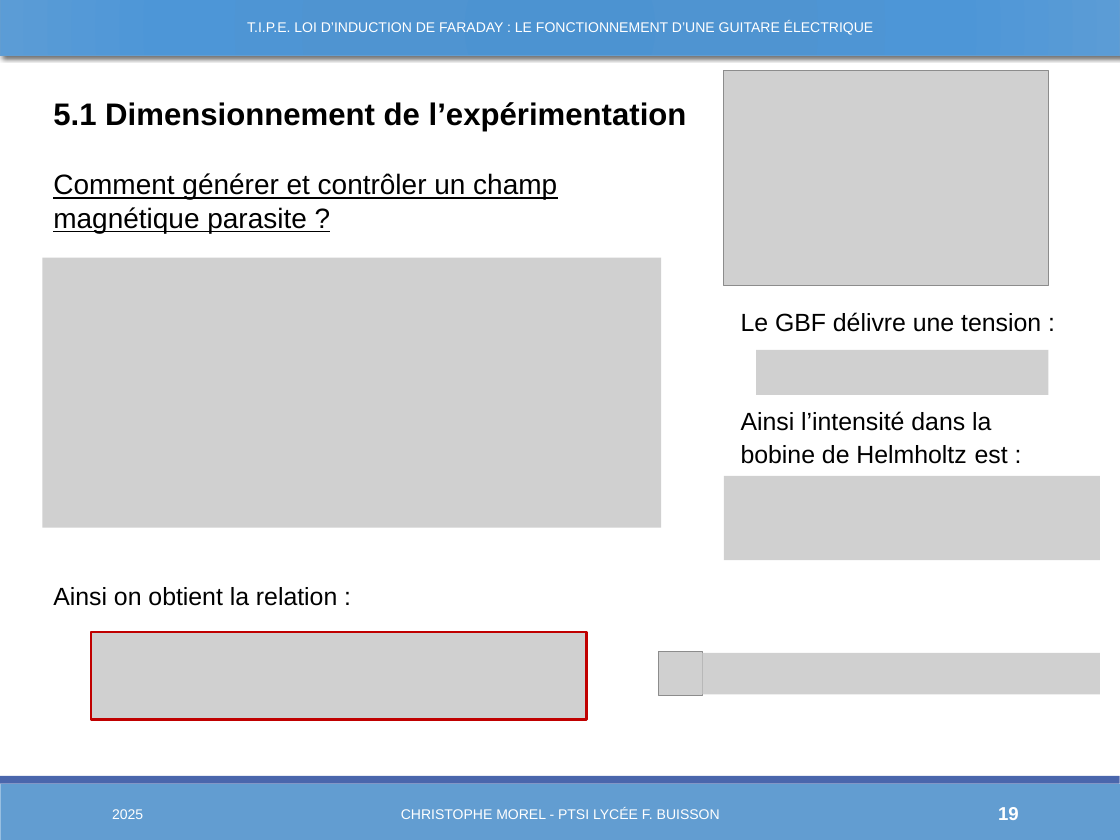
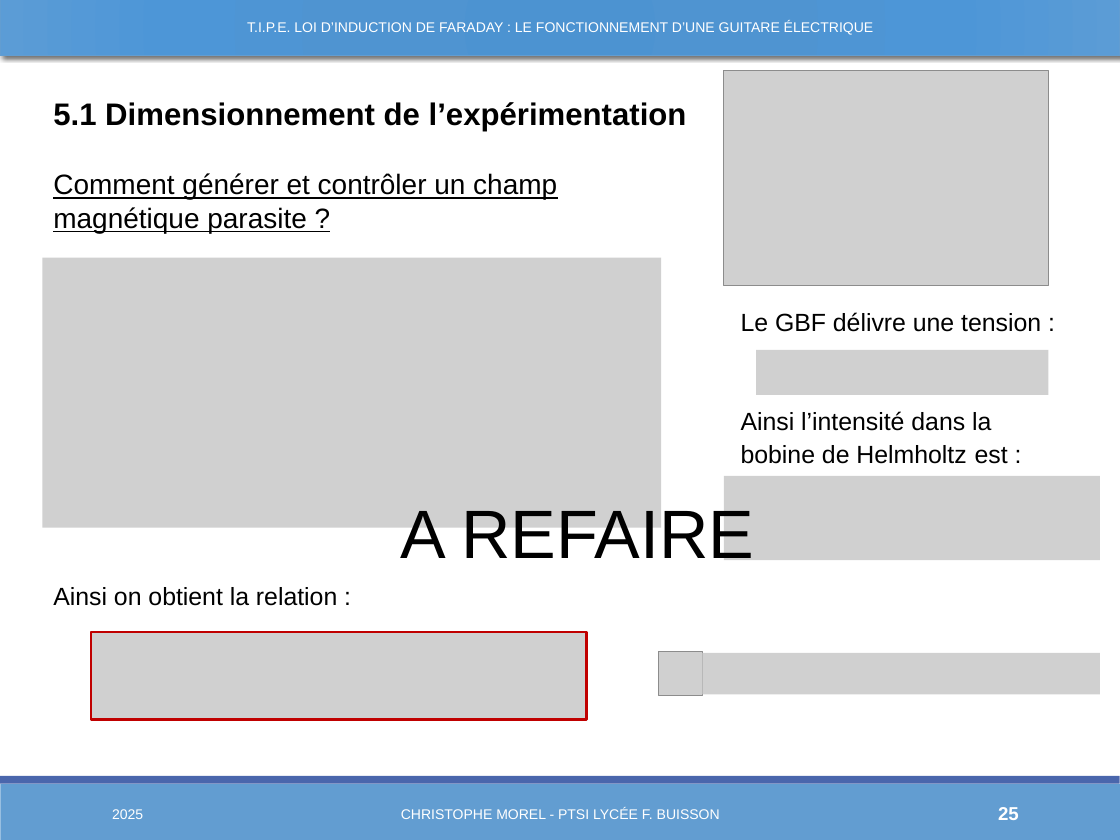
Before and after one commit to Chrismorel7/TIPE---Micro_guitare_elec, a slide deck: slide 25 of Views/Novembre.pptx (slide 19 before the commit). Drawn at 1120x840 pixels with LibreOffice and Linux fonts; fonts in the diff are those of the drawing; grey boxes stand for pictures. Boxes give left, top, right and bottom in pixels: in the first picture for what was removed or moved away, otherwise in the second. Text is boxed around its words. In the diff, an @@ line names an element or a change of style, - is before the commit and + after.

```diff
--- a/Views/Novembre.pptx
+++ b/Views/Novembre.pptx
@@ text added at [401,504,755,571], 44 pt, text #000000 @@
+A REFAIRE
@@ page number at [998,807,1019,820]: text changed @@
-19
+25
```
Also in this commit, not shown: 10 other slides changed, 6 slides added, 34 other files.
